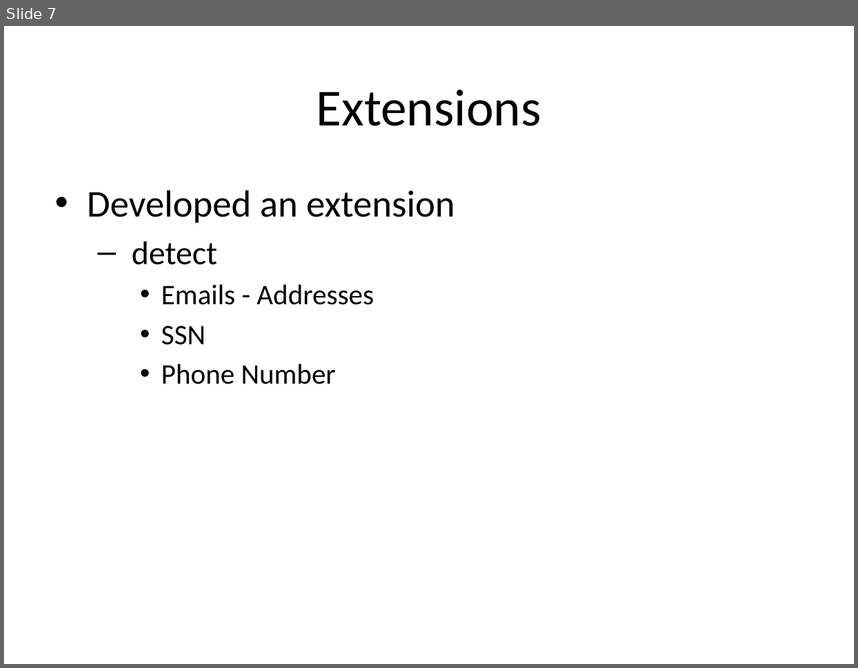
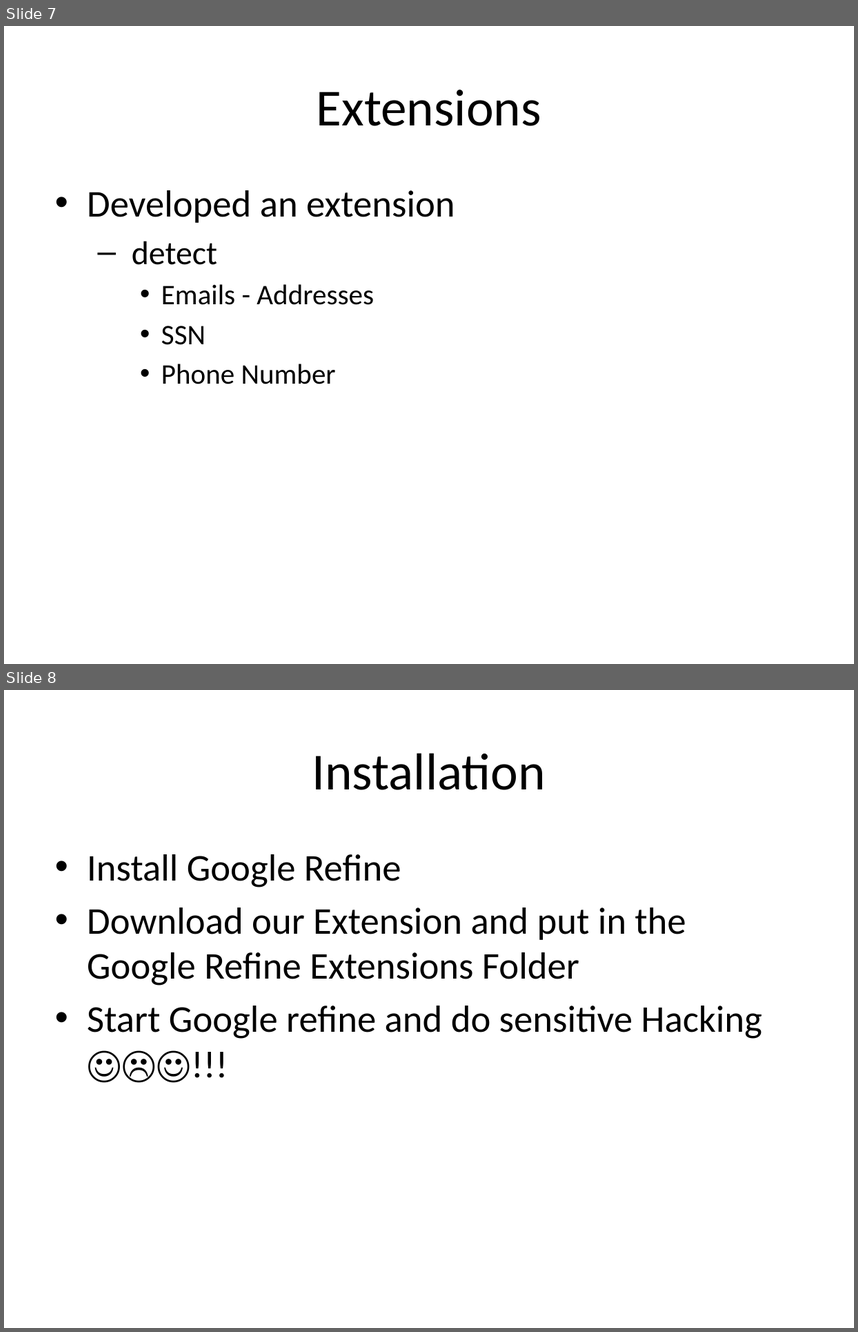
Before and after one commit to seyyaw/rhok-hack-sensitive-data, a slide deck: grefine-rhok-extension/doc/presentation.pptx. Shown one above the other, each under a label of ours: slide 7 before the commit, slides 7 and 8 after it. The pictures are 858x668 and 858x1332 pixels, drawn with LibreOffice and Linux fonts; fonts in the diff are those of the drawing. Boxes give left, top, right and bottom in pixels: in the first picture for what was removed or moved away, otherwise in the second. Text is boxed around its words. In the diff, an @@ line names an element or a change of style, - is before the commit and + after.

```diff
--- a/grefine-rhok-extension/doc/presentation.pptx
+++ b/grefine-rhok-extension/doc/presentation.pptx
@@ slide 8 added at (x1=4, y1=690, x2=854, y2=1328), background #FFFFFF @@
@@ title added at (x1=312, y1=753, x2=546, y2=790), 44 pt, text #000000 @@
+Installation
@@ text added at (x1=87, y1=854, x2=762, y2=1038), 32 pt, text #000000 @@
+• Install Google Refine
+• Download our Extension and put in the Google Refine Extensions Folder
+• Start Google refine and do sensitive Hacking ☺☹☺!!!
```
Also in this commit, not shown: 2 slides changed.
